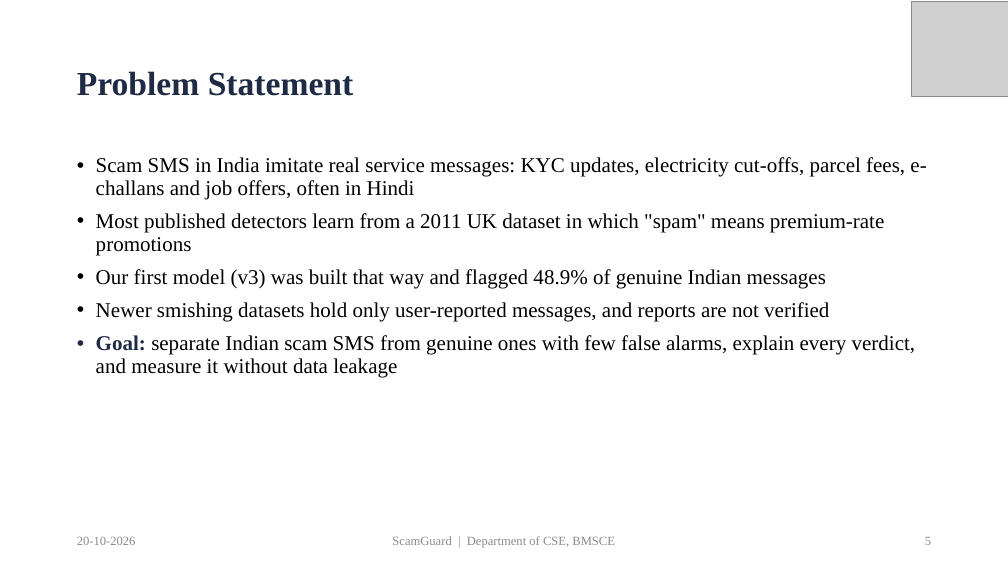
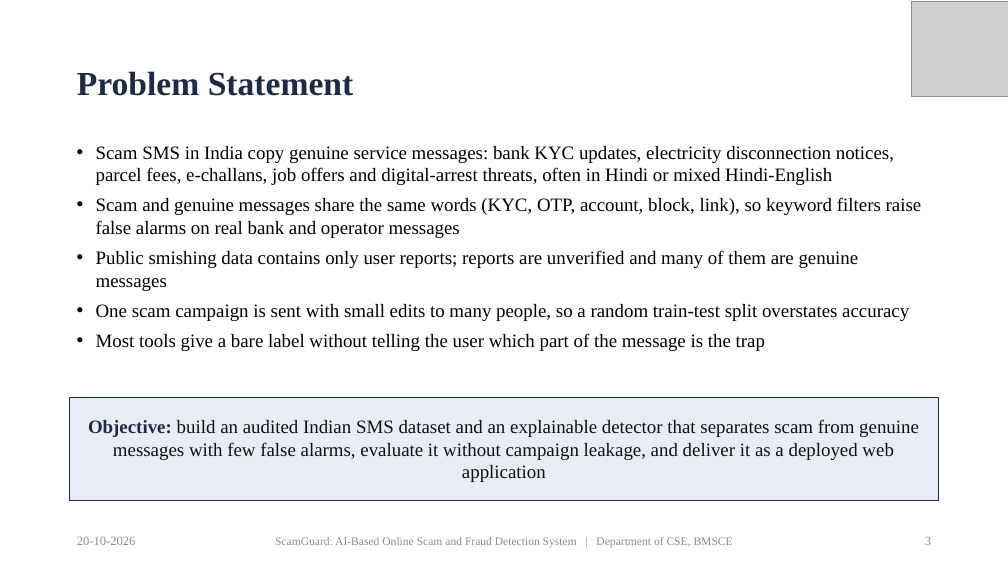
Before and after one commit to priyamthakur275/ScamGuard-AI, a slide deck: slide 3 of docs/presentation/ScamGuard_PP2_Presentation.pptx (slide 5 before the commit). Drawn at 1008x567 pixels with LibreOffice and Linux fonts; fonts in the diff are those of the drawing; grey boxes stand for pictures. Boxes give left, top, right and bottom in pixels: in the first picture for what was removed or moved away, otherwise in the second. Text is boxed around its words. In the diff, an @@ line names an element or a change of style, - is before the commit and + after.

Commit message:
Docs: describe only the current dataset and model; follow the PP2 outline; add guide and author e-mails

```diff
--- a/docs/presentation/ScamGuard_PP2_Presentation.pptx
+++ b/docs/presentation/ScamGuard_PP2_Presentation.pptx
@@ text added at <box>96,146,922,351</box>, 18 pt, text #000000 @@
+• Scam SMS in India copy genuine service messages: bank KYC updates, electricity disconnection notices, parcel fees, e-challans, job offers and digital-arrest threats, often in Hindi or mixed Hindi-English
+• Scam and genuine messages share the same words (KYC, OTP, account, block, link), so keyword filters raise false alarms on real bank and operator messages
+• Public smishing data contains only user reports; reports are unverified and many of them are genuine messages
+• One scam campaign is sent with small edits to many people, so a random train-test split overstates accuracy
+• Most tools give a bare label without telling the user which part of the message is the trap
@@ text removed at <box>96,157,926,378</box> @@
-• Scam SMS in India imitate real service messages: KYC updates, electricity cut-offs, parcel fees, e-challans and job offers, often in Hindi
-• Most published detectors learn from a 2011 UK dataset in which "spam" means premium-rate promotions
-• Our first model (v3) was built that way and flagged 48.9% of genuine Indian messages
-• Newer smishing datasets hold only user-reported messages, and reports are not verified
-• Goal: separate Indian scam SMS from genuine ones with few false alarms, explain every verdict, and measure it without data leakage
@@ rectangle added at <box>70,397,939,501</box>, fill #E8EDF5, outline #1F2A44 0.5 pt, 18 pt, text #111111 @@
+Objective: build an audited Indian SMS dataset and an explainable detector that separates scam from genuine messages with few false alarms, evaluate it without campaign leakage, and deliver it as a deployed web application
@@ text at <box>275,537,733,548</box>: text changed; size 12 to 11 pt @@
-ScamGuard | Department of CSE, BMSCE
+ScamGuard: AI-Based Online Scam and Fraud Detection System | Department of CSE, BMSCE
@@ page number at <box>925,537,931,545</box>: text changed @@
-5
+3
```
Also in this commit, not shown: 17 other slides changed, 7 slides added, 4 slides removed, 10 other files.
